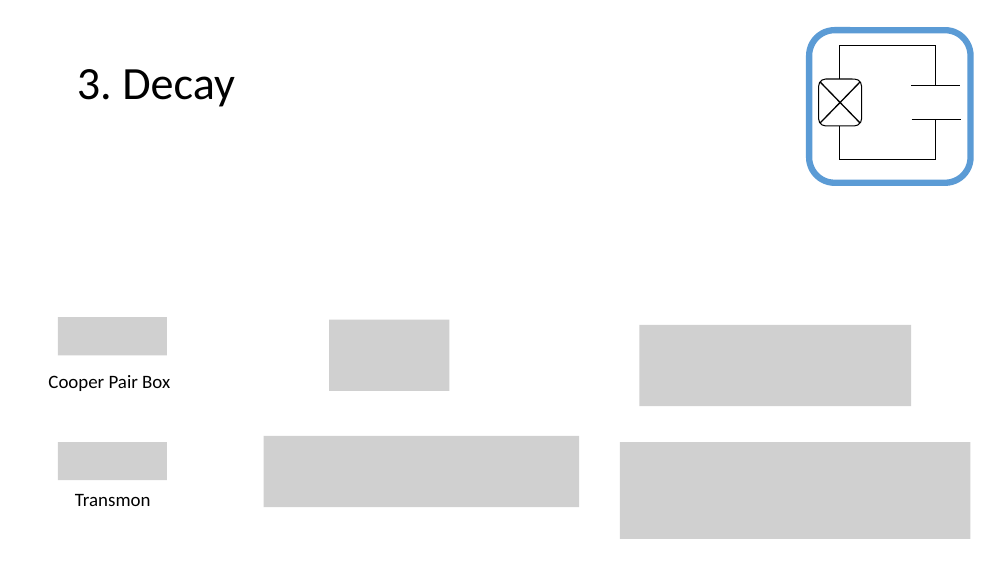
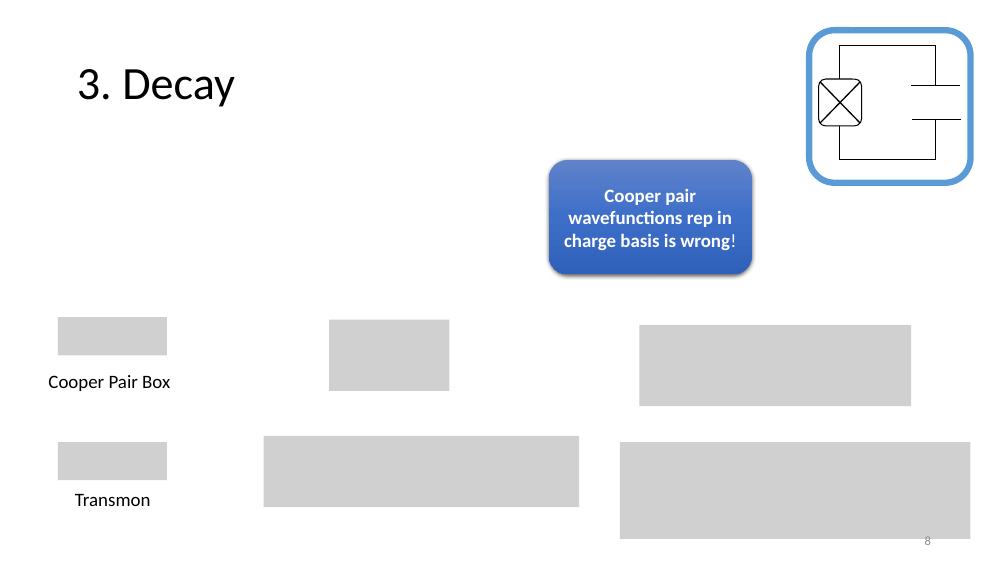
Before and after one commit to EeshGupta/Multimode-Conditional-Displacements, a slide deck: slide 8 of presentations/Bifluxon2.pptx (slide 9 before the commit). Drawn at 1008x567 pixels with LibreOffice and Linux fonts; fonts in the diff are those of the drawing; grey boxes stand for pictures. Boxes give left, top, right and bottom in pixels: in the first picture for what was removed or moved away, otherwise in the second. Text is boxed around its words. In the diff, an @@ line names an element or a change of style, - is before the commit and + after.

```diff
--- a/presentations/Bifluxon2.pptx
+++ b/presentations/Bifluxon2.pptx
@@ rounded rectangle added at (549,160,752,274), fill gradient #6183CB to #3E70CA to #3062BB, 18 pt, text #FFFFFF, bold @@
+Cooper pair wavefunctions rep in charge basis is wrong!
@@ page number added at (925,536,931,549), 12 pt, text #8C8C8C @@
+8
```
Also in this commit, not shown: 27 other slides changed, 9 slides added, 9 slides removed, 36 other files.
